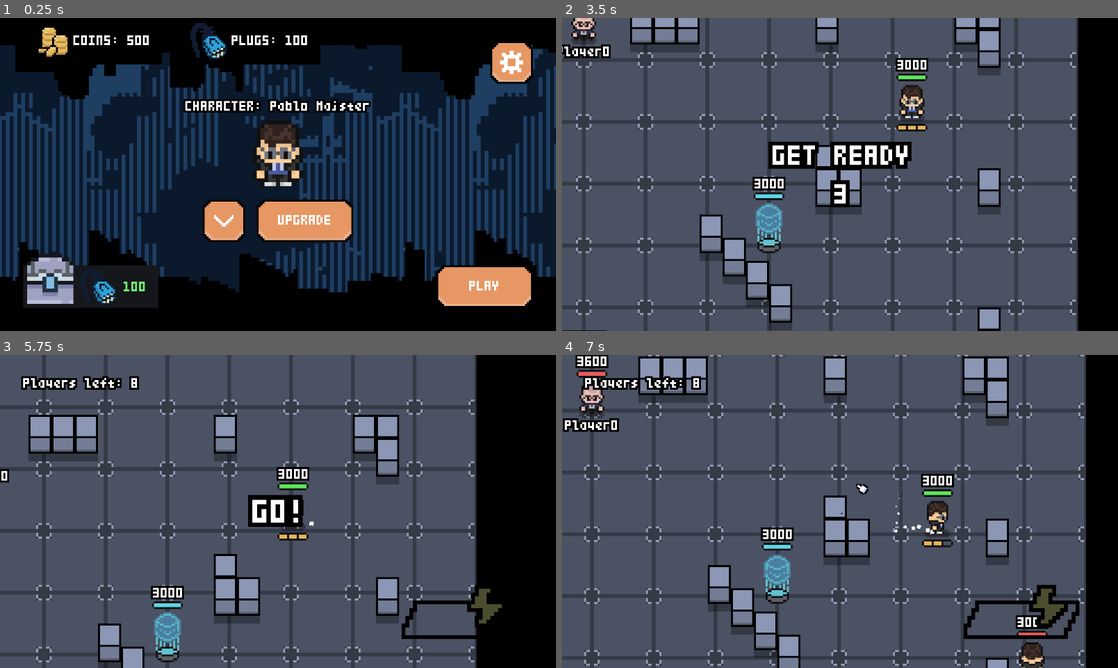
Above: before the commit, frames 1-4 (two rows, left to right).
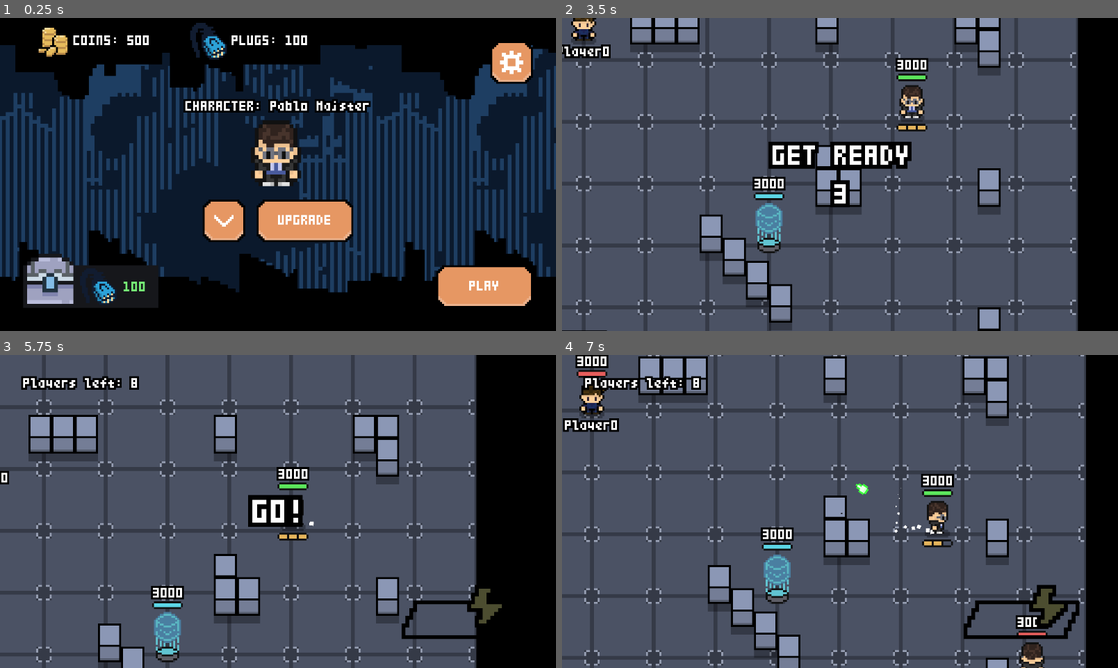
Above: after the commit, the same moments.

Repository: ppaluchowski64/SCI-Stars
Game: Godot game, scene res://scenes/lobby.tscn
Two runs of this game, one before a commit and one after it. Both use one fixed random seed, a clock stepped at 60 frames per second and the inputs below.
Inputs (mouse positions are in pixels of both pictures, inside the frame that each line leads up to):
- Up to frame 1 (0.25 s): no input
- Up to frame 2 (3.5 s): click "PLAY" at 0.5 s; tap Enter (ui_accept) at 1.25, 2.27, 2.3, 2.57 s; move the mouse to (962, 158) at 1.27 s; hold D (right) 1.28-2.03 s; hold Enter (ui_accept) 1.28-2.03 s; move the mouse to (728, 190) at 2.02 s; hold S (down) 2.03-2.78 s; click (728, 190) at 2.1 s; move the mouse to (895, 105) at 2.77 s; hold D (right) from 2.78 s (still down); hold Enter (ui_accept) from 2.78 s (still down); right-click (895, 105) at 2.85 s
- Up to frame 3 (5.75 s): move the mouse to (250, 574) at 3.52 s; release D (right) at 3.53 s; release Enter (ui_accept) at 3.53 s; hold W (up) 3.53-4.28 s; tap Enter (ui_accept) at 3.6, 3.77, 4.07, 5.27, 5.3, 5.57 s; move the mouse to (444, 558) at 4.27 s; hold Enter (ui_accept) 4.28-5.03 s; hold A (left) from 4.28 s (still down); click (444, 558) at 4.35 s; move the mouse to (111, 464) at 5.02 s; right-click (111, 464) at 5.1 s
- Up to frame 4 (7 s): move the mouse to (867, 511) at 5.77 s; release A (left) at 5.78 s; hold S (down) 5.78-6.53 s; hold Enter (ui_accept) 5.78-6.53 s; move the mouse to (756, 433) at 6.52 s; hold D (right) from 6.53 s (still down); click (756, 433) at 6.6 s; tap Enter (ui_accept) at 6.77, 6.8 s

The runs differ from the first frame. In frame 1, 0.6% of the frame differs, in the area x 45-55%, y 32-54%; in frame 2, 0.2%; in frame 3, less than 0.1%; in frame 4, 0.3%.

Commit message:
Add new character, lobby music, projectile color-coding

Diff:
--- /dev/null
+++ b/game/data/kate.tres
@@ -0,0 +1,242 @@
+[gd_resource type="SpriteFrames" load_steps=27 format=3 uid="uid://molck0tl8u1o"]
+
+[ext_resource type="Texture2D" uid="uid://dndsomadsvt8o" path="res://graphics/characters/kate/player.png" id="1_5qhig"]
+
+[sub_resource type="AtlasTexture" id="AtlasTexture_cwhrb"]
+atlas = ExtResource("1_5qhig")
+region = Rect2(140, 72, 20, 24)
+
+[sub_resource type="AtlasTexture" id="AtlasTexture_i8rja"]
+atlas = ExtResource("1_5qhig")
+region = Rect2(140, 48, 20, 24)
+
+[sub_resource type="AtlasTexture" id="AtlasTexture_4c4mk"]
+atlas = ExtResource("1_5qhig")
+region = Rect2(140, 24, 20, 24)
+
+[sub_resource type="AtlasTexture" id="AtlasTexture_bs73c"]
+atlas = ExtResource("1_5qhig")
+region = Rect2(140, 48, 20, 24)
+
+[sub_resource type="AtlasTexture" id="AtlasTexture_s2o4h"]
+atlas = ExtResource("1_5qhig")
+region = Rect2(0, 72, 20, 24)
+
+[sub_resource type="AtlasTexture" id="AtlasTexture_b8t50"]
+atlas = ExtResource("1_5qhig")
+region = Rect2(0, 48, 20, 24)
+
+[sub_resource type="AtlasTexture" id="AtlasTexture_bbo5m"]
+atlas = ExtResource("1_5qhig")
+region = Rect2(0, 24, 20, 24)
+
+[sub_resource type="AtlasTexture" id="AtlasTexture_ve58f"]
+atlas = ExtResource("1_5qhig")
+region = Rect2(20, 72, 20, 24)
+
+[sub_resource type="AtlasTexture" id="AtlasTexture_6usa4"]
+atlas = ExtResource("1_5qhig")
+region = Rect2(20, 48, 20, 24)
+
+[sub_resource type="AtlasTexture" id="AtlasTexture_bt3gl"]
+atlas = ExtResource("1_5qhig")
+region = Rect2(20, 24, 20, 24)
+
+[sub_resource type="AtlasTexture" id="AtlasTexture_grndl"]
+atlas = ExtResource("1_5qhig")
+region = Rect2(120, 72, 20, 24)
+
+[sub_resource type="AtlasTexture" id="AtlasTexture_07qmr"]
+atlas = ExtResource("1_5qhig")
+region = Rect2(120, 48, 20, 24)
+
+[sub_resource type="AtlasTexture" id="AtlasTexture_h7q6y"]
+atlas = ExtResource("1_5qhig")
+region = Rect2(120, 24, 20, 24)
+
+[sub_resource type="AtlasTexture" id="AtlasTexture_n3tge"]
+atlas = ExtResource("1_5qhig")
+region = Rect2(40, 72, 20, 24)
+
+[sub_resource type="AtlasTexture" id="AtlasTexture_r1yqd"]
+atlas = ExtResource("1_5qhig")
+region = Rect2(40, 48, 20, 24)
+
+[sub_resource type="AtlasTexture" id="AtlasTexture_phk7u"]
+atlas = ExtResource("1_5qhig")
+region = Rect2(40, 24, 20, 24)
+
+[sub_resource type="AtlasTexture" id="AtlasTexture_cy3bl"]
+atlas = ExtResource("1_5qhig")
+region = Rect2(100, 72, 20, 24)
+
+[sub_resource type="AtlasTexture" id="AtlasTexture_cyipk"]
+atlas = ExtResource("1_5qhig")
+region = Rect2(100, 48, 20, 24)
+
+[sub_resource type="AtlasTexture" id="AtlasTexture_i6bq2"]
+atlas = ExtResource("1_5qhig")
+region = Rect2(100, 24, 20, 24)
+
+[sub_resource type="AtlasTexture" id="AtlasTexture_amidk"]
+atlas = ExtResource("1_5qhig")
+region = Rect2(80, 72, 20, 24)
+
+[sub_resource type="AtlasTexture" id="AtlasTexture_ob8dw"]
+atlas = ExtResource("1_5qhig")
+region = Rect2(80, 48, 20, 24)
+
+[sub_resource type="AtlasTexture" id="AtlasTexture_w6pa3"]
+atlas = ExtResource("1_5qhig")
+region = Rect2(80, 24, 20, 24)
+
+[sub_resource type="AtlasTexture" id="AtlasTexture_asila"]
+atlas = ExtResource("1_5qhig")
+region = Rect2(60, 72, 20, 24)
+
+[sub_resource type="AtlasTexture" id="AtlasTexture_tgr8b"]
+atlas = ExtResource("1_5qhig")
+region = Rect2(60, 48, 20, 24)
+
+[sub_resource type="AtlasTexture" id="AtlasTexture_1xlxd"]
+atlas = ExtResource("1_5qhig")
+region = Rect2(60, 24, 20, 24)
+
+[resource]
+animations = [{
+"frames": [{
+"duration": 1.0,
+"texture": SubResource("AtlasTexture_cwhrb")
+}, {
+"duration": 1.0,
+"texture": SubResource("AtlasTexture_i8rja")
+}, {
+"duration": 1.0,
+"texture": SubResource("AtlasTexture_4c4mk")
+}, {
+"duration": 1.0,
+"texture": SubResource("AtlasTexture_bs73c")
+}],
+"loop": true,
+"name": &"0",
+"speed": 5.0
+}, {
+"frames": [{
+"duration": 1.0,
+"texture": SubResource("AtlasTexture_s2o4h")
+}, {
+"duration": 1.0,
+"texture": SubResource("AtlasTexture_b8t50")
+}, {
+"duration": 1.0,
+"texture": SubResource("AtlasTexture_bbo5m")
+}, {
+"duration": 1.0,
+"texture": SubResource("AtlasTexture_b8t50")
+}],
+"loop": true,
+"name": &"1",
+"speed": 5.0
+}, {
+"frames": [{
+"duration": 1.0,
+"texture": SubResource("AtlasTexture_ve58f")
+}, {
+"duration": 1.0,
+"texture": SubResource("AtlasTexture_6usa4")
+}, {
+"duration": 1.0,
+"texture": SubResource("AtlasTexture_bt3gl")
+}, {
+"duration": 1.0,
+"texture": SubResource("AtlasTexture_6usa4")
+}],
+"loop": true,
+"name": &"2",
+"speed": 5.0
+}, {
+"frames": [{
+"duration": 1.0,
+"texture": SubResource("AtlasTexture_grndl")
+}, {
+"duration": 1.0,
+"texture": SubResource("AtlasTexture_07qmr")
+}, {
+"duration": 1.0,
+"texture": SubResource("AtlasTexture_h7q6y")
+}, {
+"duration": 1.0,
+"texture": SubResource("AtlasTexture_07qmr")
+}],
+"loop": true,
+"name": &"3",
+"speed": 5.0
+}, {
+"frames": [{
+"duration": 1.0,
+"texture": SubResource("AtlasTexture_n3tge")
+}, {
+"duration": 1.0,
+"texture": SubResource("AtlasTexture_r1yqd")
+}, {
+"duration": 1.0,
+"texture": SubResource("AtlasTexture_phk7u")
+}, {
+"duration": 1.0,
+"texture": SubResource("AtlasTexture_r1yqd")
+}],
+"loop": true,
+"name": &"5",
+"speed": 5.0
+}, {
+"frames": [{
+"duration": 1.0,
+"texture": SubResource("AtlasTexture_cy3bl")
+}, {
+"duration": 1.0,
+"texture": SubResource("AtlasTexture_cyipk")
+}, {
+"duration": 1.0,
+"texture": SubResource("AtlasTexture_i6bq2")
+}, {
+"duration": 1.0,
+"texture": SubResource("AtlasTexture_cyipk")
+}],
+"loop": true,
+"name": &"6",
+"speed": 5.0
+}, {
+"frames": [{
+"duration": 1.0,
+"texture": SubResource("AtlasTexture_amidk")
+}, {
+"duration": 1.0,
+"texture": SubResource("AtlasTexture_ob8dw")
+}, {
+"duration": 1.0,
+"texture": SubResource("AtlasTexture_w6pa3")
+}, {
+"duration": 1.0,
+"texture": SubResource("AtlasTexture_ob8dw")
+}],
+"loop": true,
+"name": &"7",
+"speed": 5.0
+}, {
+"frames": [{
+"duration": 1.0,
+"texture": SubResource("AtlasTexture_asila")
+}, {
+"duration": 1.0,
+"texture": SubResource("AtlasTexture_tgr8b")
+}, {
+"duration": 1.0,
+"texture": SubResource("AtlasTexture_1xlxd")
+}, {
+"duration": 1.0,
+"texture": SubResource("AtlasTexture_tgr8b")
+}],
+"loop": true,
+"name": &"8",
+"speed": 5.0
+}]
--- a/game/scenes/FX/explosion_fx.tscn
+++ b/game/scenes/FX/explosion_fx.tscn
@@ -1,7 +1,26 @@
-[gd_scene load_steps=10 format=3 uid="uid://ven1e6xfokq5"]
+[gd_scene load_steps=12 format=3 uid="uid://ven1e6xfokq5"]
 
 [ext_resource type="Texture2D" uid="uid://cytxhd0eromeh" path="res://graphics/FX/basic_explosion.png" id="1_kfmb1"]
 [ext_resource type="Script" uid="uid://bmdo5x8eaoklg" path="res://scripts/FX/simple_fx.gd" id="2_o7eu3"]
+
+[sub_resource type="Shader" id="Shader_cgl8k"]
+code = "shader_type canvas_item;
+
+uniform bool is_visible = false;
+
+void fragment()
+{
+	if (is_visible)
+	{
+		vec4 tex_color = texture(TEXTURE, UV);
+        COLOR = vec4(tex_color.g, tex_color.r, tex_color.b, tex_color.a);
+	}
+}"
+
+[sub_resource type="ShaderMaterial" id="ShaderMaterial_85s43"]
+resource_local_to_scene = true
+shader = SubResource("Shader_cgl8k")
+shader_parameter/is_visible = false
 
 [sub_resource type="AtlasTexture" id="AtlasTexture_qw43j"]
 atlas = ExtResource("1_kfmb1")
@@ -55,6 +74,7 @@
 }]
 
 [node name="ExplosionFX" type="AnimatedSprite2D"]
+material = SubResource("ShaderMaterial_85s43")
 scale = Vector2(4, 4)
 sprite_frames = SubResource("SpriteFrames_e4jxa")
 autoplay = "default"
--- a/game/scenes/battle.tscn
+++ b/game/scenes/battle.tscn
@@ -13,6 +13,7 @@
 [ext_resource type="Texture2D" uid="uid://prenyjcoslt7" path="res://graphics/UI/status_bars/superbar.png" id="7_ujvli"]
 [ext_resource type="Texture2D" uid="uid://c73jppjwm04hn" path="res://graphics/UI/buttons/normal.png" id="10_5ilfr"]
 [ext_resource type="Texture2D" uid="uid://7n748d12rng5" path="res://graphics/UI/status_bars/superbar_icon.png" id="10_66ngm"]
+[ext_resource type="AudioStream" uid="uid://7amen2sunkva" path="res://audio/loops/battle.wav" id="14_6ni85"]
 
 [sub_resource type="TileSetAtlasSource" id="TileSetAtlasSource_qfrj4"]
 texture = ExtResource("4_1ls1x")
@@ -465,6 +466,20 @@
 "transitions": PackedFloat32Array(1, 1),
 "update": 1,
 "values": [false, true]
+}
+tracks/10/type = "method"
+tracks/10/imported = false
+tracks/10/enabled = true
+tracks/10/path = NodePath("../AudioStreamPlayer")
+tracks/10/interp = 1
+tracks/10/loop_wrap = true
+tracks/10/keys = {
+"times": PackedFloat32Array(5),
+"transitions": PackedFloat32Array(1),
+"values": [{
+"args": [],
+"method": &"play"
+}]
 }
 
 [sub_resource type="AnimationLibrary" id="AnimationLibrary_03edq"]
@@ -806,4 +821,7 @@
 
 [node name="QuestionInterface" type="CanvasLayer" parent="." groups=["question_interface"]]
 
+[node name="AudioStreamPlayer" type="AudioStreamPlayer" parent="."]
+stream = ExtResource("14_6ni85")
+
 [connection signal="button_down" from="EndScreen/ButtonParent/OffsetNode/ButtonProceed" to="." method="_on_button_proceed_button_down"]
--- a/game/scenes/lobby.tscn
+++ b/game/scenes/lobby.tscn
@@ -18,6 +18,7 @@
 [ext_resource type="Script" uid="uid://d350a1sf6i51e" path="res://scripts/character_select.gd" id="15_iulku"]
 [ext_resource type="Script" uid="uid://crrwjrpe44fqc" path="res://scripts/volume.gd" id="16_0gjkf"]
 [ext_resource type="Script" uid="uid://ckbd6d7geipes" path="res://scripts/credits.gd" id="16_lqo1b"]
+[ext_resource type="Texture2D" uid="uid://dndsomadsvt8o" path="res://graphics/characters/kate/player.png" id="17_dfnwm"]
 [ext_resource type="Script" uid="uid://ctsosyerera0k" path="res://scripts/resolution.gd" id="18_o2i1r"]
 
 [sub_resource type="Theme" id="Theme_6pyji"]
@@ -615,33 +616,37 @@
 vertical_alignment = 1
 metadata/_edit_use_anchors_ = true
 
-[node name="Characters" type="HBoxContainer" parent="CharacterSelectInterface/LeftContainer"]
+[node name="Characters" type="Node2D" parent="CharacterSelectInterface/LeftContainer"]
+
+[node name="ReferenceRect" type="ReferenceRect" parent="CharacterSelectInterface/LeftContainer/Characters"]
 clip_contents = true
-layout_mode = 2
-
-[node name="CharacterSprite1" type="Control" parent="CharacterSelectInterface/LeftContainer/Characters"]
-custom_minimum_size = Vector2(200, 0)
-layout_mode = 2
-size_flags_horizontal = 4
-size_flags_vertical = 4
-
-[node name="Sprite2D" type="Sprite2D" parent="CharacterSelectInterface/LeftContainer/Characters/CharacterSprite1"]
+offset_left = 120.0
+offset_top = 120.0
+offset_right = 526.0
+offset_bottom = 528.0
+border_color = Color(1, 0, 0, 0)
+editor_only = false
+
+[node name="CharacterSprite1" type="Sprite2D" parent="CharacterSelectInterface/LeftContainer/Characters/ReferenceRect"]
+position = Vector2(0, 204)
 scale = Vector2(8, 8)
 texture = ExtResource("7_65pnu")
 region_enabled = true
 region_rect = Rect2(65, 53, 13, 17)
 
-[node name="CharacterSprite2" type="Control" parent="CharacterSelectInterface/LeftContainer/Characters"]
-custom_minimum_size = Vector2(200, 0)
-layout_mode = 2
-size_flags_horizontal = 4
-size_flags_vertical = 4
-
-[node name="Sprite2D" type="Sprite2D" parent="CharacterSelectInterface/LeftContainer/Characters/CharacterSprite2"]
+[node name="CharacterSprite2" type="Sprite2D" parent="CharacterSelectInterface/LeftContainer/Characters/ReferenceRect"]
+position = Vector2(204, 204)
 scale = Vector2(8, 8)
 texture = ExtResource("11_m1sns")
 region_enabled = true
 region_rect = Rect2(65, 53, 13, 17)
+
+[node name="CharacterSprite3" type="Sprite2D" parent="CharacterSelectInterface/LeftContainer/Characters/ReferenceRect"]
+position = Vector2(408, 204)
+scale = Vector2(8, 8)
+texture = ExtResource("17_dfnwm")
+region_enabled = true
+region_rect = Rect2(82, 53, 15, 17)
 
 [node name="ButtonLeft" type="TextureButton" parent="CharacterSelectInterface/LeftContainer"]
 custom_minimum_size = Vector2(88, 88)
@@ -724,7 +729,7 @@
 grow_horizontal = 2
 grow_vertical = 2
 theme = SubResource("Theme_i38xw")
-text = "Lorem ipsum dolor sit amet. Lorem ipsum dolor sit amet. Lorem ipsum dolor sit amet. Lorem ipsum dolor sit amet. Lorem ipsum dolor sit amet."
+text = "Description lol"
 horizontal_alignment = 1
 vertical_alignment = 1
 autowrap_mode = 3
@@ -1180,11 +1185,9 @@
 offset_right = 253.0
 offset_bottom = 16.0
 min_value = 1.0
-max_value = 2.0
-step = 0.5
+max_value = 1.75
+step = 0.01
 value = 1.5
-tick_count = 3
-ticks_on_borders = true
 
 [node name="LabelParent" type="Node2D" parent="SettingsInterface/ResolutionContainer/ScaleField"]
 scale = Vector2(4, 4)
--- a/game/scenes/projectile.tscn
+++ b/game/scenes/projectile.tscn
@@ -1,7 +1,26 @@
-[gd_scene load_steps=4 format=3 uid="uid://p55f0rcyyash"]
+[gd_scene load_steps=6 format=3 uid="uid://p55f0rcyyash"]
 
 [ext_resource type="Texture2D" uid="uid://cp7aedo40xqif" path="res://graphics/projectiles/projectiles.png" id="1_g5214"]
 [ext_resource type="Script" uid="uid://coturursr0kxa" path="res://scripts/projectile.gd" id="1_je32m"]
+
+[sub_resource type="Shader" id="Shader_q3m7n"]
+code = "shader_type canvas_item;
+
+uniform bool is_visible = false;
+
+void fragment()
+{
+	if (is_visible)
+	{
+		vec4 tex_color = texture(TEXTURE, UV);
+        COLOR = vec4(tex_color.g, tex_color.r, tex_color.b, tex_color.a);
+	}
+}"
+
+[sub_resource type="ShaderMaterial" id="ShaderMaterial_softn"]
+resource_local_to_scene = true
+shader = SubResource("Shader_q3m7n")
+shader_parameter/is_visible = false
 
 [sub_resource type="CircleShape2D" id="CircleShape2D_2umy2"]
 radius = 4.36606
@@ -13,6 +32,7 @@
 script = ExtResource("1_je32m")
 
 [node name="Sprite2D" type="Sprite2D" parent="."]
+material = SubResource("ShaderMaterial_softn")
 texture = ExtResource("1_g5214")
 region_enabled = true
 region_rect = Rect2(1, 1, 7, 5)
--- a/game/scripts/battle_manager.gd
+++ b/game/scripts/battle_manager.gd
@@ -63,7 +63,7 @@
 		Vector2(680, -680), Vector2(680, 680), Vector2(-680, 680), Vector2(-680, -680)
 	]
 
-	var main_player_id: int = 4#randi_range(0, 7)
+	var main_player_id: int = randi_range(0, 7)
 	var i: int = 0
 
 	for pos in player_spawn_pos:
--- a/game/scripts/character_select.gd
+++ b/game/scripts/character_select.gd
@@ -1,7 +1,7 @@
 extends CanvasLayer
 
 @onready var lobby: Node2D = $".."
-@onready var characters: HBoxContainer = $LeftContainer/Characters
+@onready var characters: ReferenceRect = $LeftContainer/Characters/ReferenceRect
 @onready var character_name_label: Label = $LeftContainer/CharacterName/LabelParent/Label
 @onready var character_description_label: Label = $RightContainer/Description/LabelParent/Label
 
@@ -30,12 +30,16 @@
 	for child in characters.get_children():
 		child.global_position.x = 324 + 204 * (i - change_value)
 
-		var scale_value = 1 + (1 - max(abs(i - change_value), 0)) * 0.25
+		var scale_value = 8 + (1 - max(abs(i - change_value), 0)) * 2
 
 		child.scale.x = scale_value
 		child.scale.y = scale_value
 
+		child.global_position.y = get_window().content_scale_size.y / 2
+
 		i += 1
+
+	characters.size.y = get_window().content_scale_size.y - 240
 
 func _on_button_left_button_down() -> void:
 	if selected_character > 0:
--- a/game/scripts/custom_characters.gd
+++ b/game/scripts/custom_characters.gd
@@ -3,19 +3,20 @@
 
 static var Player = preload("res://scenes/player.tscn")
 
-static var character_names: Array = ["pablomajster", "jackflower"]
-static var display_names: Array = ["Pablo Majster", "Jack Flower"]
+static var character_names: Array = ["pablomajster", "jackflower", "kate"]
+static var display_names: Array = ["Pablo Majster", "Jack Flower", "Kate"]
 static var character_descriptions: Array = [
-	"Pablo description placeholder. Lorem ipsum dolor sit amet.",
-	"Jack description placeholder. Pellentesque ornare dolor eu justo lacinia sagittis."
+	"Student of SCI, a tech geek who knows everything about networking and Linux. He fires a small data bolt straight ahead. His super is a fork bomb that splits into 4 smaller packets.",
+	"Principal of SCI, he prefers old tools and uses Godot like it’s still the 90s. He shoots five floppy disks in a wide spread. His super does something.",
+	"Teacher of SCI, a strict Polish educator with a heavy hammer. Hits hard with a close-range swing. Super spins, throws the hammer, and leaves a damaging book behind."
 ]
 
 static var spritesheets: Array
 static var textures: Array
 
-enum ID {PABLO, JACK}
+enum ID {PABLO, JACK, KATE}
 
-const CHARACTER_COUNT = 2
+const CHARACTER_COUNT = 3
 
 static func setup() -> void:
 	for n in character_names:
--- a/game/scripts/lobby.gd
+++ b/game/scripts/lobby.gd
@@ -43,6 +43,14 @@
 func update_selected_character() -> void:
 	character_sprite.texture = Characters.textures[PlayerData.selected_character]
 	character_label.text = "CHARACTER: " + Characters.display_names[PlayerData.selected_character]
+
+	# Sincerely, thanks for this, Duda
+	if PlayerData.selected_character == Characters.ID.KATE:
+		character_sprite.region_rect.position.x = 82
+		character_sprite.region_rect.size.x = 15
+	else:
+		character_sprite.region_rect.position.x = 65
+		character_sprite.region_rect.size.x = 14
 
 func _ready() -> void:
 	update_upgrades()
--- a/game/scripts/player_data.gd
+++ b/game/scripts/player_data.gd
@@ -18,7 +18,8 @@
 
 var character_stats: Array = [
 	[Stat.new(200.0, 750.0, 150.0), Stat.new(200.0, 3000.0, 300.0)],
-	[Stat.new(200.0, 250.0, 30.0), Stat.new(200.0, 3600.0, 300.0), Stat.new(200.0, 2600.0, 300.0)]
+	[Stat.new(200.0, 250.0, 30.0), Stat.new(200.0, 3600.0, 300.0), Stat.new(200.0, 2600.0, 300.0)],
+	[Stat.new(200.0, 750.0, 150.0), Stat.new(200.0, 3000.0, 300.0)]
 ]
 
 var selected_character = Characters.ID.PABLO
--- a/game/scripts/projectile.gd
+++ b/game/scripts/projectile.gd
@@ -1,6 +1,8 @@
 extends CharacterBody2D
 
 var Explosion = preload("res://scenes/FX/explosion_fx.tscn")
+
+@onready var sprite: Sprite2D = $Sprite2D
 
 # Stats
 var speed: float = 300.0
@@ -13,6 +15,12 @@
 var travelled: float = 0
 var player_id: int
 var parent: Node
+var is_main_player: bool
+
+func _ready() -> void:
+	if parent.is_main_player:
+		sprite.material.set_shader_parameter("is_visible", true)
+		is_main_player = true
 
 func destroy() -> void:
 	if on_death:
@@ -21,6 +29,9 @@
 	var explosion = Explosion.instantiate()
 
 	explosion.global_position = global_position
+
+	if is_main_player:
+		explosion.material.set_shader_parameter("is_visible", true)
 
 	get_parent().call_deferred("add_child", explosion)
 
--- a/game/scripts/upgrade_data.gd
+++ b/game/scripts/upgrade_data.gd
@@ -8,5 +8,6 @@
 # We don't talk about this
 static var upgrade_data: Array = [
 	[[names[0], desc[0], textures[0]], [names[1], desc[1], textures[1]]],
-	[[names[0], desc[0], textures[0]], [names[1], desc[1], textures[1]], [names[2], desc[2], textures[0]]]
+	[[names[0], desc[0], textures[0]], [names[1], desc[1], textures[1]], [names[2], desc[2], textures[0]]],
+	[[names[0], desc[0], textures[0]], [names[1], desc[1], textures[1]]]
 ]
--- /dev/null
+++ b/game/shaders/green_filter.gdshader
@@ -0,0 +1,12 @@
+shader_type canvas_item;
+
+uniform bool is_visible = false;
+
+void fragment()
+{
+	if (is_visible)
+	{
+		vec4 tex_color = texture(TEXTURE, UV);
+        COLOR = vec4(tex_color.g, tex_color.r, tex_color.b, tex_color.a);
+	}
+}
Not shown, added: game/audio/loops/battle.txt
Not shown, added: game/audio/loops/battle.wav.import
Binary file changed: game/graphics/FX/basic_explosion.png
Binary file added: game/graphics/characters/kate/player.png
Not shown, added: game/graphics/characters/kate/player.png.import
Binary file changed: game/graphics/projectiles/projectiles.png
Not shown: 1 places in game/scenes/battle.tscn that only renumber resources
Not shown: 1 places in game/scenes/lobby.tscn that only renumber resources
Not shown, added: game/shaders/green_filter.gdshader.uid
Not shown, added: game/audio/loops/battle.wav
